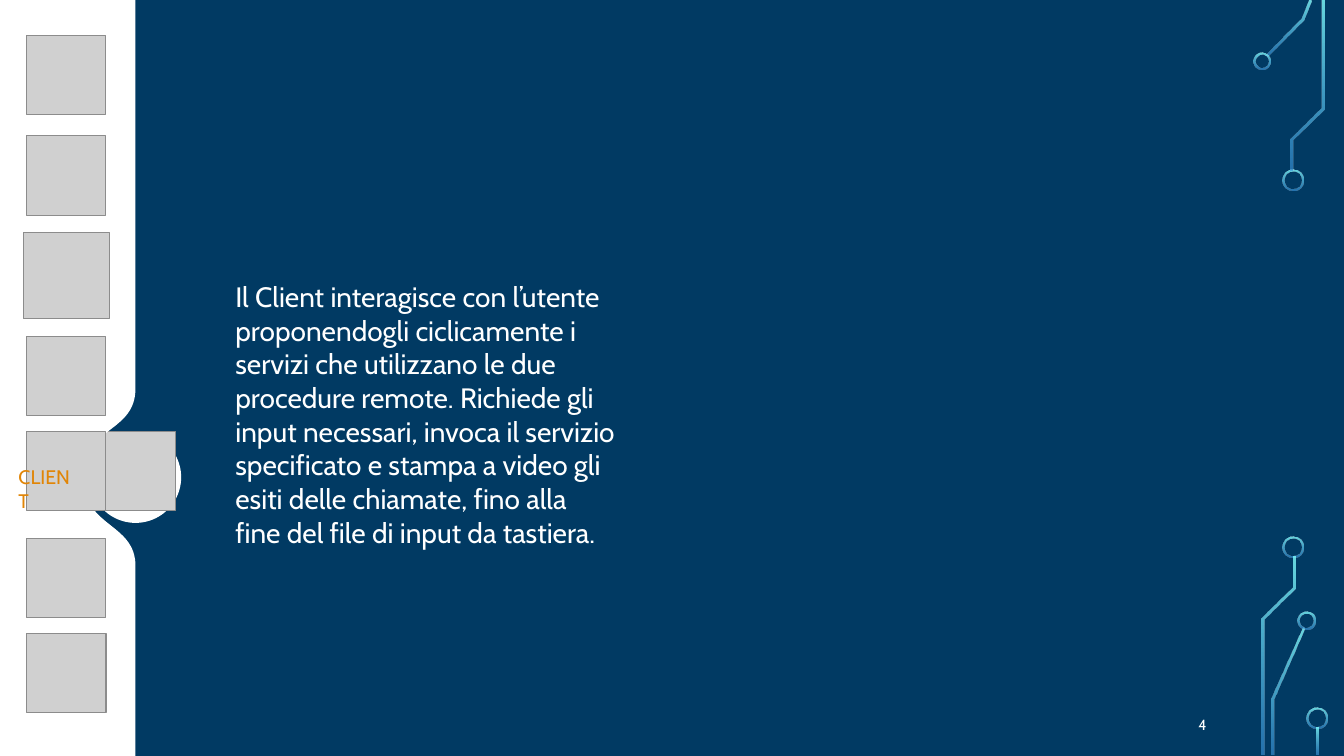
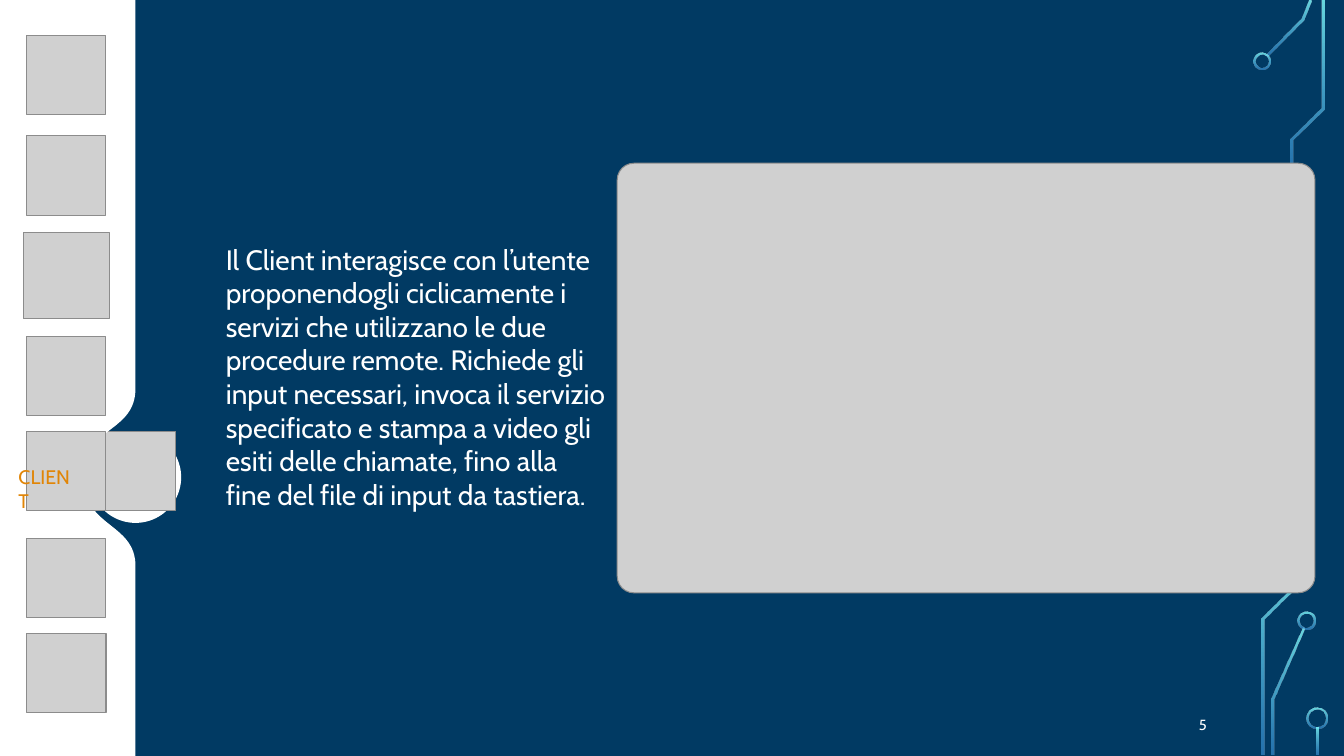
Before and after one commit to FlippaFloppa/Reti-di-Calcolatori-gruppo-Lore, a slide deck: slide 5 of Esercitazione_8/esercitazione8.pptx (slide 4 before the commit). Drawn at 1344x756 pixels with LibreOffice and Linux fonts; fonts in the diff are those of the drawing; grey boxes stand for pictures; background and template pictures are left out. Boxes give left, top, right and bottom in pixels: in the first picture for what was removed or moved away, otherwise in the second. Text is boxed around its words. In the diff, an @@ line names an element or a change of style, - is before the commit and + after.

```diff
--- a/Esercitazione_8/esercitazione8.pptx
+++ b/Esercitazione_8/esercitazione8.pptx
@@ picture added at box(617, 163, 1315, 593) @@
@@ freeform shape removed at box(1282, 169, 1304, 191) @@
@@ text "Il Client interagisce con l’utente ...": place and size @@
-text "Il Client interagisce con l’utente ..." at box(235, 286, 614, 549)
+text "Il Client interagisce con l’utente ..." at box(226, 249, 605, 511)
@@ freeform shape removed at box(1284, 536, 1305, 558) @@
@@ page number at box(1199, 719, 1207, 730): text changed @@
-4
+5
```
Also in this commit, not shown: 2 other slides changed, 1 slide added.
